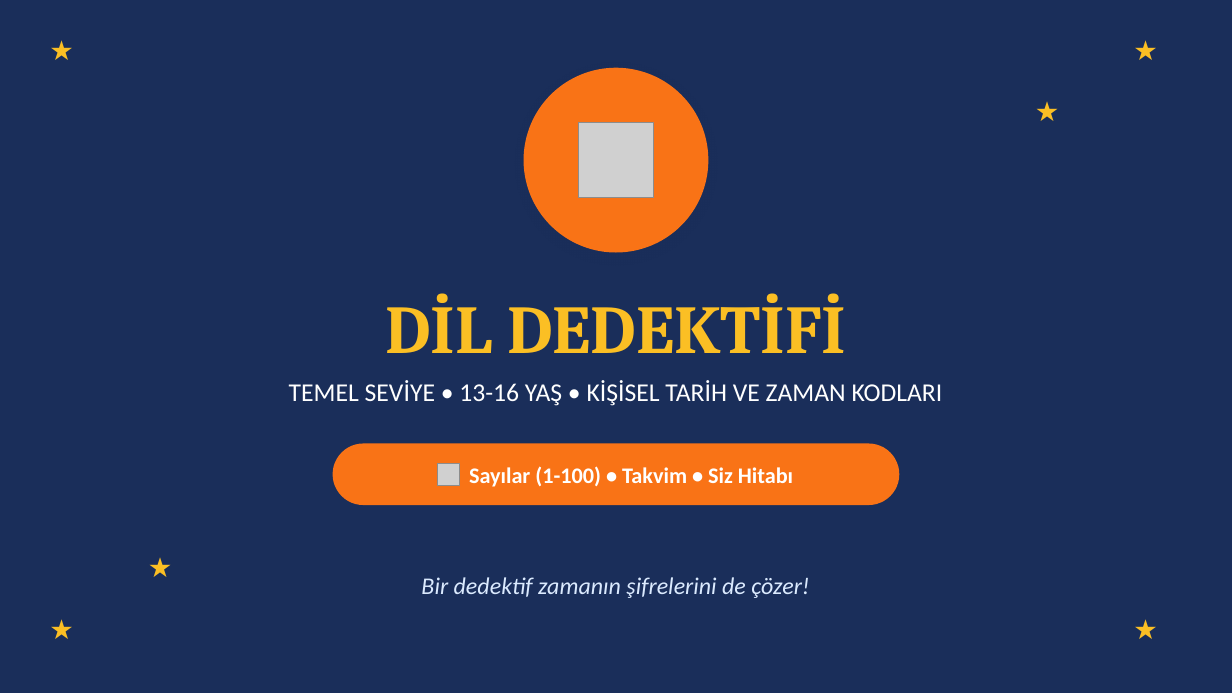
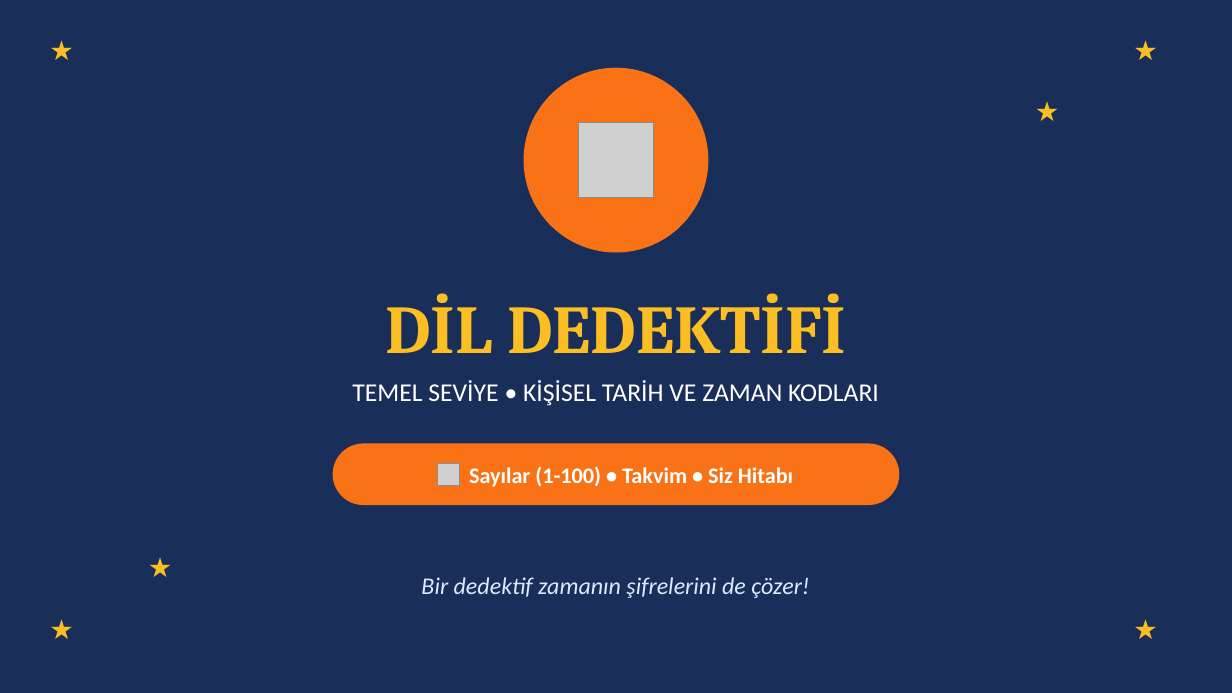
Before and after one commit to materyalfabrikasi/materyalfabrikasi.github.io, a slide deck: slide 1 of pptx/temel3.pptx. Drawn at 1232x693 pixels with LibreOffice and Linux fonts; fonts in the diff are those of the drawing; grey boxes stand for pictures. Boxes give left, top, right and bottom in pixels: in the first picture for what was removed or moved away, otherwise in the second. Text is boxed around its words. In the diff, an @@ line names an element or a change of style, - is before the commit and + after.

```diff
--- a/pptx/temel3.pptx
+++ b/pptx/temel3.pptx
@@ text at (x1=352, y1=380, x2=879, y2=406): text changed @@
-TEMEL SEVİYE • 13-16 YAŞ • KİŞİSEL TARİH VE ZAMAN KODLARI
+TEMEL SEVİYE • KİŞİSEL TARİH VE ZAMAN KODLARI
```
Also in this commit, not shown: 2 other slides changed, 5 other files.
